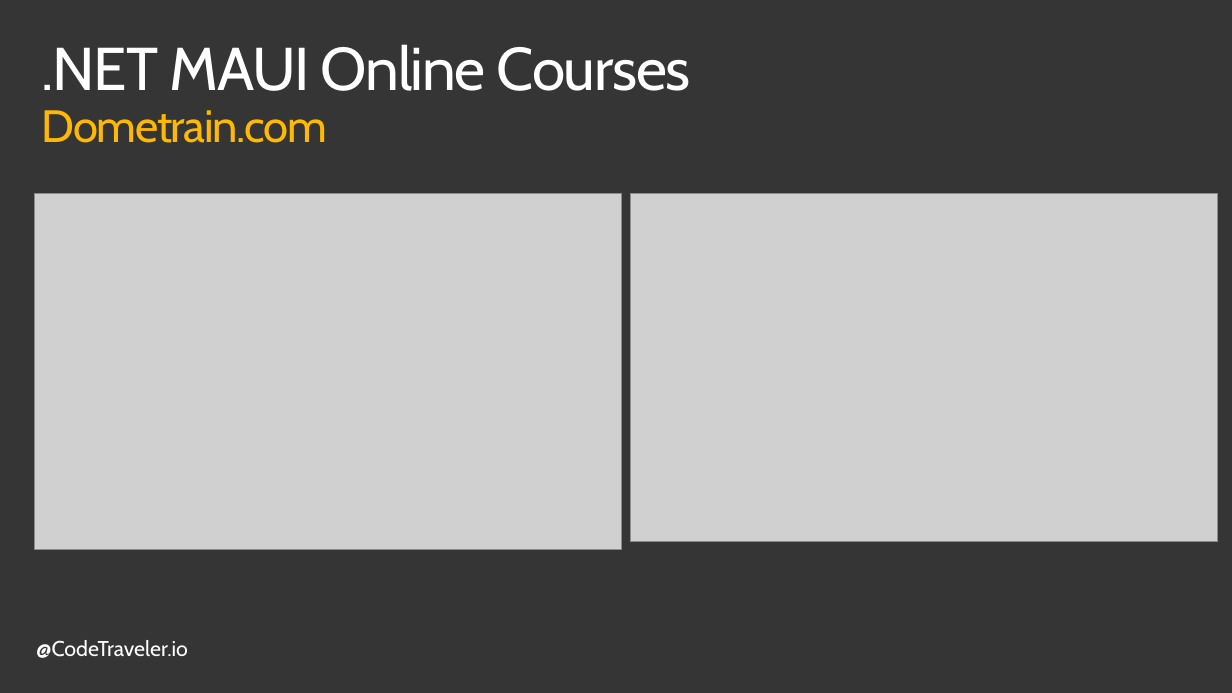
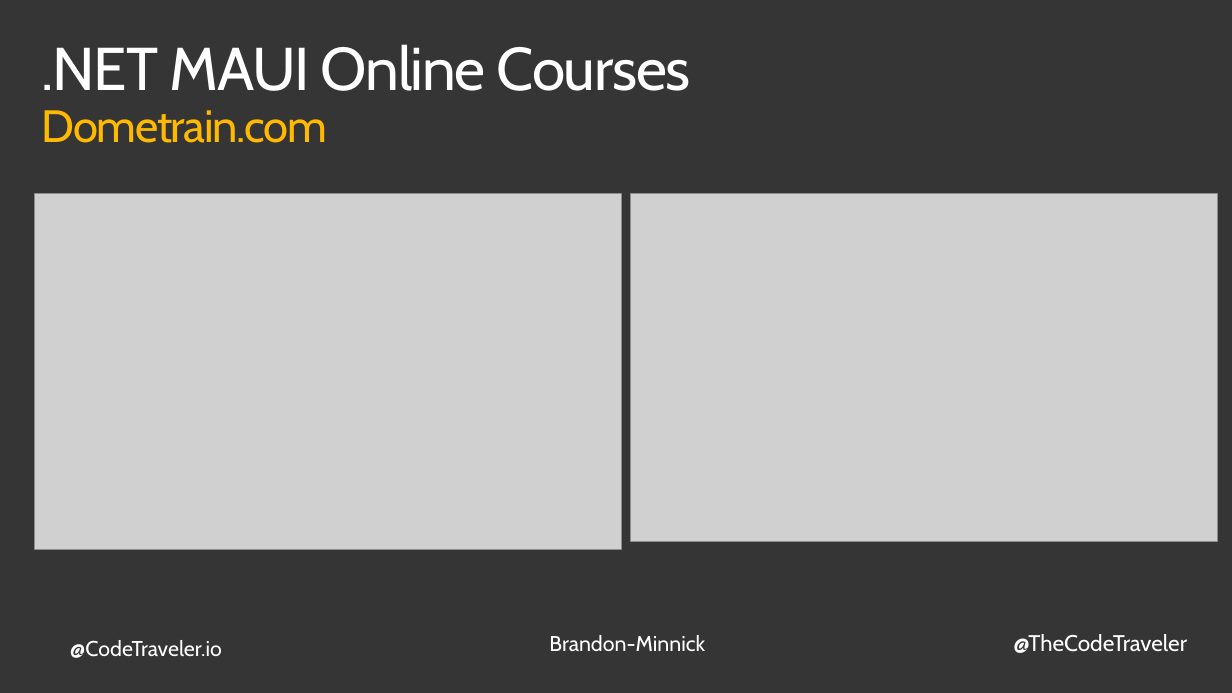
Before and after one commit to TheCodeTraveler/BecomeAnExpertWithAsyncAwait, a slide deck: slide 2 of 10. Thank You/ThankYou.pptx. Drawn at 1232x693 pixels with LibreOffice and Linux fonts; fonts in the diff are those of the drawing; grey boxes stand for pictures; background and template pictures are left out. Boxes give left, top, right and bottom in pixels: in the first picture for what was removed or moved away, otherwise in the second. Text is boxed around its words. In the diff, an @@ line names an element or a change of style, - is before the commit and + after.

```diff
--- a/10. Thank You/ThankYou.pptx
+++ b/10. Thank You/ThankYou.pptx
@@ text "@CodeTraveler.io": place and size @@
-text "@CodeTraveler.io" at box(36, 640, 188, 658)
+text "@CodeTraveler.io" at box(70, 640, 222, 658)
@@ text added at box(549, 635, 705, 651), 17 pt, text #FFFFFF @@
+Brandon-Minnick
@@ text added at box(1013, 634, 1187, 653), 18 pt, text #FFFFFF @@
+@TheCodeTraveler
```
Also in this commit, not shown: 1 other slide changed.
